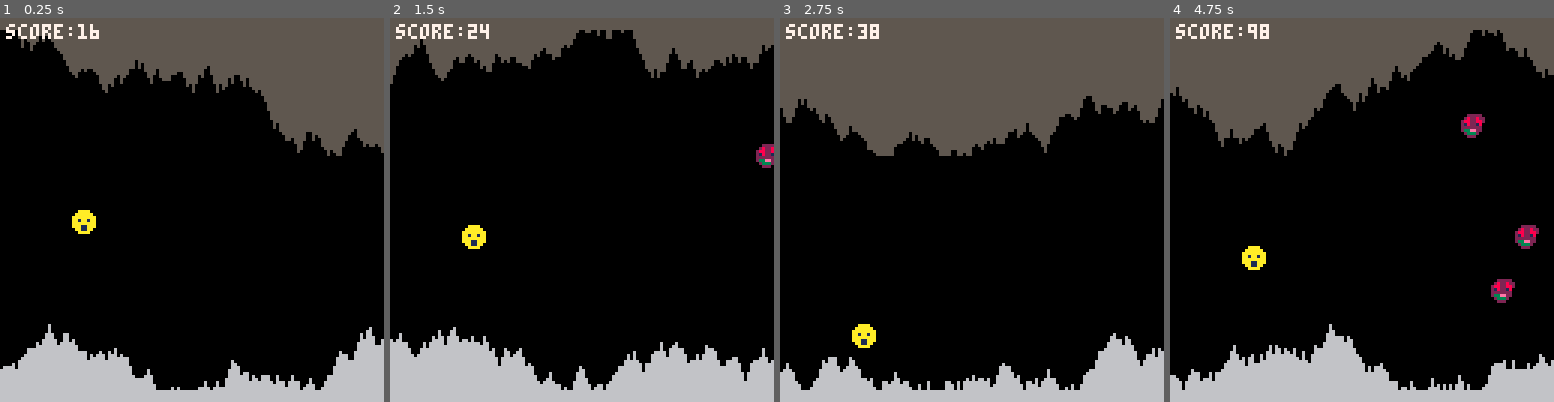
Above: before the commit, frames 1-4 (left to right).
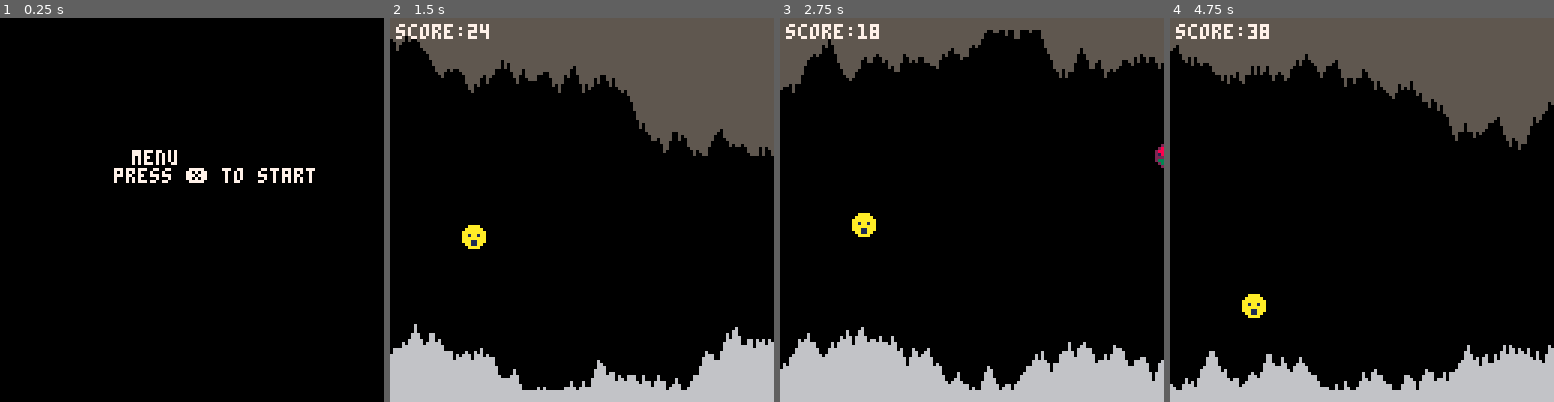
Above: after the commit, the same moments.

Repository: romellem/pico-8-carts
Game: PICO-8 cartridge cave.p8
Same seed, same stepped clock (60 frames per second), same inputs: the game is played once before the commit and once after it.
Inputs:
- Up to frame 1 (0.25 s): no input
- Up to frame 2 (1.5 s): tap X (X key) at 1.07 s
- Up to frame 3 (2.75 s): tap X (X key) at 2.07, 2.4, 2.73 s; hold Down from 2.42 s (still down)
- Up to frame 4 (4.75 s): release Down at 2.82 s; tap X (X key) every 0.33 s from 3.07 to 4.73 s; hold Up 3.58-4.08 s; hold Down from 4.58 s (still down)

The runs differ from the first frame. In frame 1, 30% of the frame differs, in the area x 0-100%, y 0-100%; in frame 2, 16%; in frame 3, 25%; in frame 4, 20%.

Commit message:
Adds basic menu functionality

Diff:
--- a/cave.p8
+++ b/cave.p8
@@ -4,7 +4,11 @@
 --sample cave dweller
 --by romellem
 
+scene="menu"
+
 function _init()
+	cls()
+
 	game_over=false
 	make_cave()
 	make_player()
@@ -12,28 +16,38 @@
 end
 
 function _update()
-	if (not game_over) then
-		update_cave()
-		move_player()
-		update_enemies()
-		check_hit()
+	if (scene == "menu") then
+		update_menu()
 	else
-		if (btnp(5)) _init() --restart
+		--update game state
+		if (not game_over) then
+			update_cave()
+			move_player()
+			update_enemies()
+			check_hit()
+		else
+			if (btnp(5)) _init() --restart
+		end
 	end
 end
 
 function _draw()
-	cls()
-	draw_cave()
-	draw_player()
-	draw_enemies()
-
-	if (game_over) then
-		print("game over!", 44, 44, 7)
-		print("your score:"..player.score, 34, 54, 7)
-		print("press ❎ to play again", 18, 72, 12)
+	if (scene == "menu") then
+		draw_menu()
 	else
-		print("score:"..player.score, 2, 2, 7)
+		--start game
+		cls()
+		draw_cave()
+		draw_player()
+		draw_enemies()
+
+		if (game_over) then
+			print("game over!", 44, 44, 7)
+			print("your score:"..player.score, 34, 54, 7)
+			print("press ❎ to play again", 18, 72, 12)
+		else
+			print("score:"..player.score, 2, 2, 7)
+		end
 	end
 end
 -->8
@@ -230,6 +244,17 @@
 
 	return hit
 end
+
+function update_menu()
+	if (btnp(❎)) then
+		scene="game"
+	end
+end
+
+function draw_menu()
+	print("menu", 44, 44, 7)
+	print("press ❎ to start", 38, 50, 7)
+end
 __gfx__
 0000000000aaaa0000aaaa0000888800002222200000000000000000000000000000000000000000000000000000000000000000000000000000000000000000
 000000000aaaaaa00aaaaaa008888880028228220000000000000000000000000000000000000000000000000000000000000000000000000000000000000000
